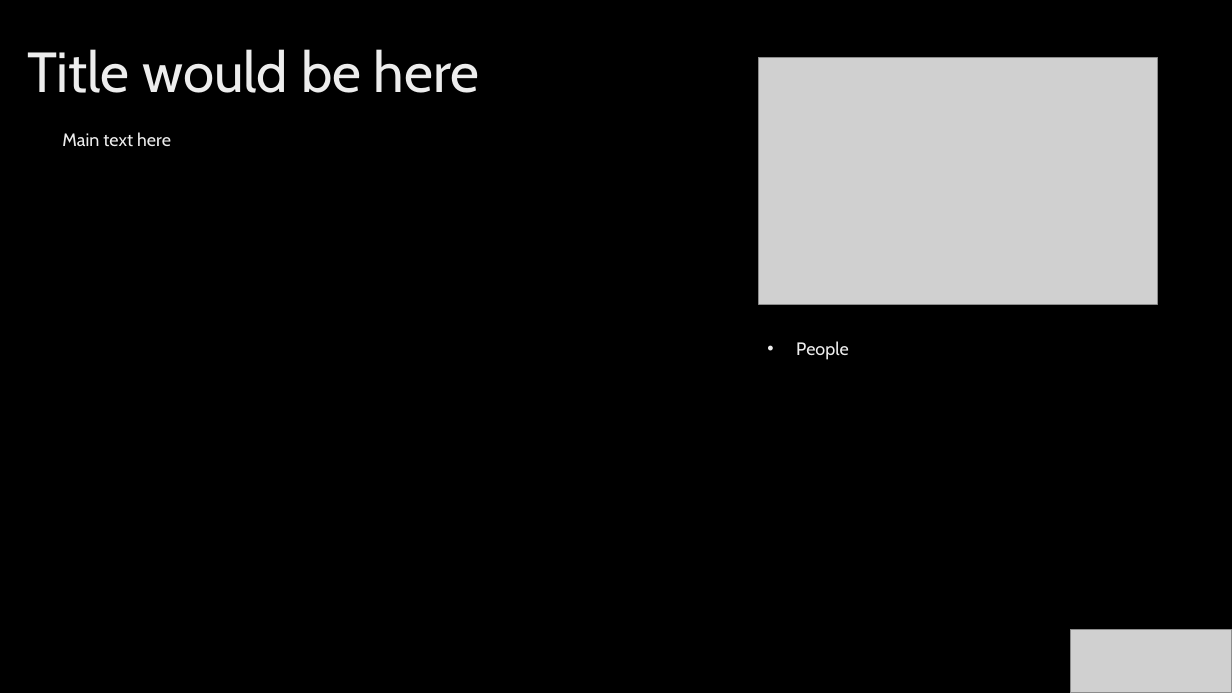
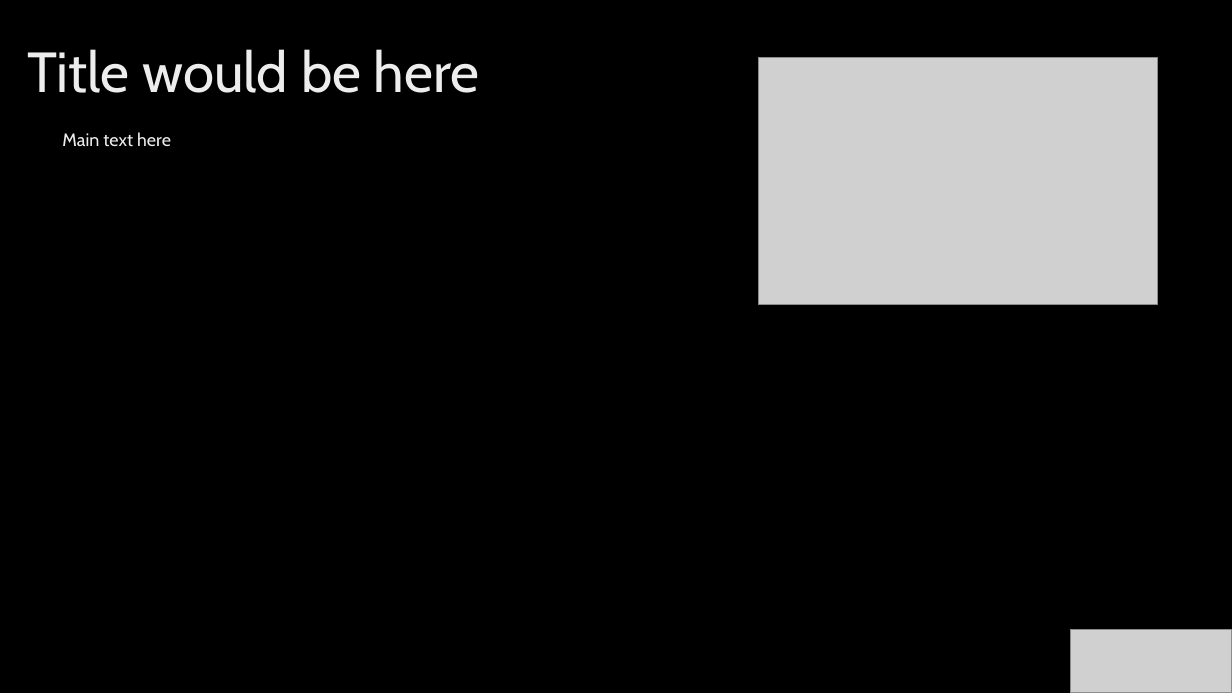
Before and after one commit to COMP2281/software-engineering-group24-25-09, a slide deck: slide 1 of backend/powerpoint/templates/template1Final.pptx. Drawn at 1232x693 pixels with LibreOffice and Linux fonts; fonts in the diff are those of the drawing; grey boxes stand for pictures; background and template pictures are left out. Boxes give left, top, right and bottom in pixels: in the first picture for what was removed or moved away, otherwise in the second. Text is boxed around its words. In the diff, an @@ line names an element or a change of style, - is before the commit and + after.

```diff
--- a/backend/powerpoint/templates/template1Final.pptx
+++ b/backend/powerpoint/templates/template1Final.pptx
@@ text removed at [796, 341, 849, 360] @@
-• People
```
Also in this commit, not shown: 3 other files.
